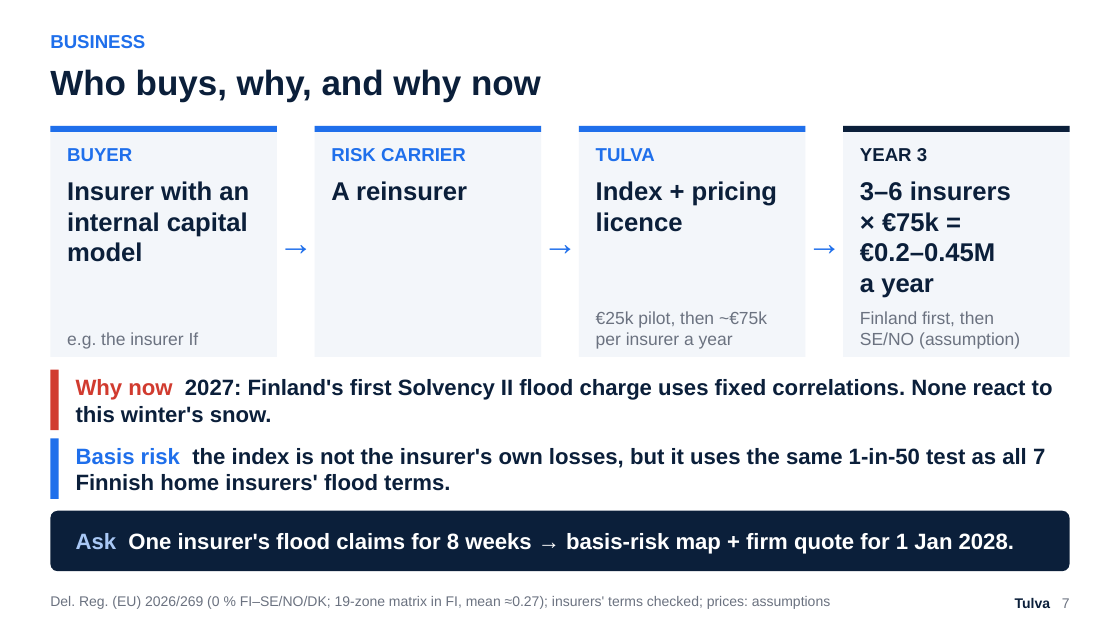
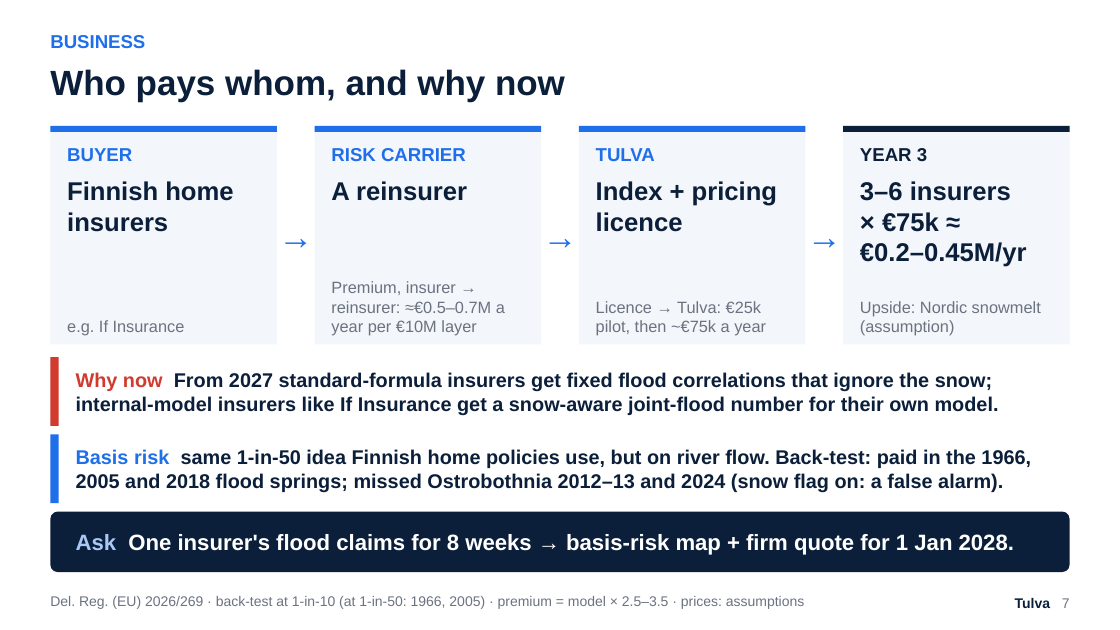
Before and after one commit to Zawaer/tulva, a slide deck: slide 7 of deck/Tulva_QxF2026.pptx. Drawn at 1120x630 pixels with LibreOffice and Linux fonts; fonts in the diff are those of the drawing. Boxes give left, top, right and bottom in pixels: in the first picture for what was removed or moved away, otherwise in the second. Text is boxed around its words. In the diff, an @@ line names an element or a change of style, - is before the commit and + after.

```diff
--- a/deck/Tulva_QxF2026.pptx
+++ b/deck/Tulva_QxF2026.pptx
@@ text at (50,69,565,102): text changed @@
-Who buys, why, and why now
+Who pays whom, and why now
@@ rectangle: place and size @@
-rectangle at (50,126,277,357)
+rectangle at (50,126,277,344)
@@ rectangle: place and size @@
-rectangle at (315,126,542,357)
+rectangle at (315,126,542,344)
@@ rectangle: place and size @@
-rectangle at (579,126,806,357)
+rectangle at (579,126,806,344)
@@ rectangle: place and size @@
-rectangle at (844,126,1070,357)
+rectangle at (844,126,1070,344)
@@ text removed at (67,181,249,262) @@
-Insurer with an internal capital model
@@ text added at (67,181,233,232), 22 pt, text #0B1F3A, bold @@
+Finnish home insurers
@@ 3 texts: place and size @@
-3 texts at (277,217,844,267)
+3 texts at (277,210,844,260)
@@ text at (860,212,1027,267): text changed @@
-× €75k =
-€0.2–0.45M
-a year
+× €75k ≈
+€0.2–0.45M/yr
@@ text added at (331,281,505,336), 14 pt, text #6B7280 @@
+Premium, insurer → reinsurer: ≈€0.5–0.7M a year per €10M layer
@@ text at (67,320,185,336): text changed; size 15 to 14 pt @@
-e.g. the insurer If
+e.g. If Insurance
@@ text at (596,301,766,336): text changed; size 15 to 14 pt @@
-€25k pilot, then ~€75k per insurer a year
+Licence → Tulva: €25k pilot, then ~€75k a year
@@ text removed at (860,311,1020,349) @@
-Finland first, then SE/NO (assumption)
@@ text added at (860,301,1041,336), 14 pt, text #6B7280 @@
+Upside: Nordic snowmelt (assumption)
@@ rectangle: place and size @@
-rectangle at (50,370,59,430)
+rectangle at (50,357,59,426)
@@ text at (76,372,999,415): text changed; size 19 to 17 pt @@
-Why now 2027: Finland's first Solvency II flood charge uses fixed correlations. None react to this winter's snow.
+Why now From 2027 standard-formula insurers get fixed flood correlations that ignore the snow; internal-model insurers like If Insurance get a snow-aware joint-flood number for their own model.
@@ rectangle: place and size @@
-rectangle at (50,439,59,499)
+rectangle at (50,434,59,503)
@@ text at (76,449,1031,493): text changed; size 19 to 17 pt @@
-Basis risk the index is not the insurer's own losses, but it uses the same 1-in-50 test as all 7 Finnish home insurers' flood terms.
+Basis risk same 1-in-50 idea Finnish home policies use, but on river flow. Back-test: paid in the 1966, 2005 and 2018 flood springs; missed Ostrobothnia 2012–13 and 2024 (snow flag on: a false alarm).
@@ text at (50,596,804,609): text changed @@
-Del. Reg. (EU) 2026/269 (0 % FI–SE/NO/DK; 19-zone matrix in FI, mean ≈0.27); insurers' terms checked; prices: assumptions
+Del. Reg. (EU) 2026/269 · back-test at 1-in-10 (at 1-in-50: 1966, 2005) · premium = model × 2.5–3.5 · prices: assumptions
```
Also in this commit, not shown: 5 other slides changed, 29 other files.
